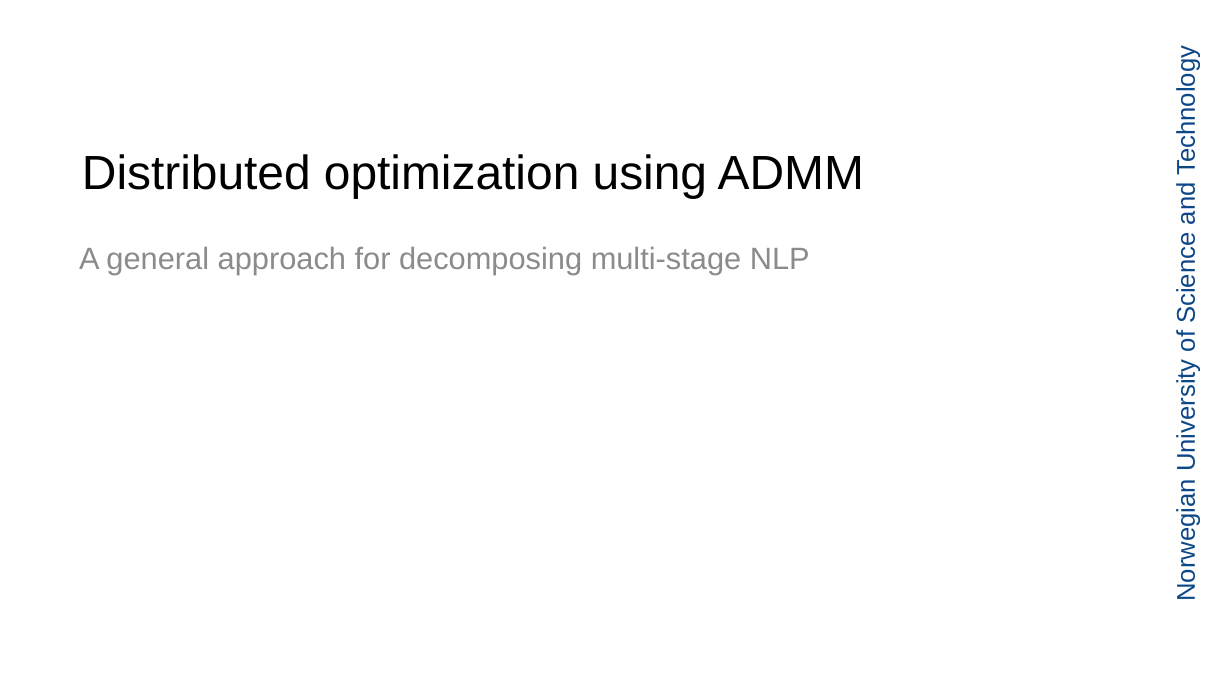
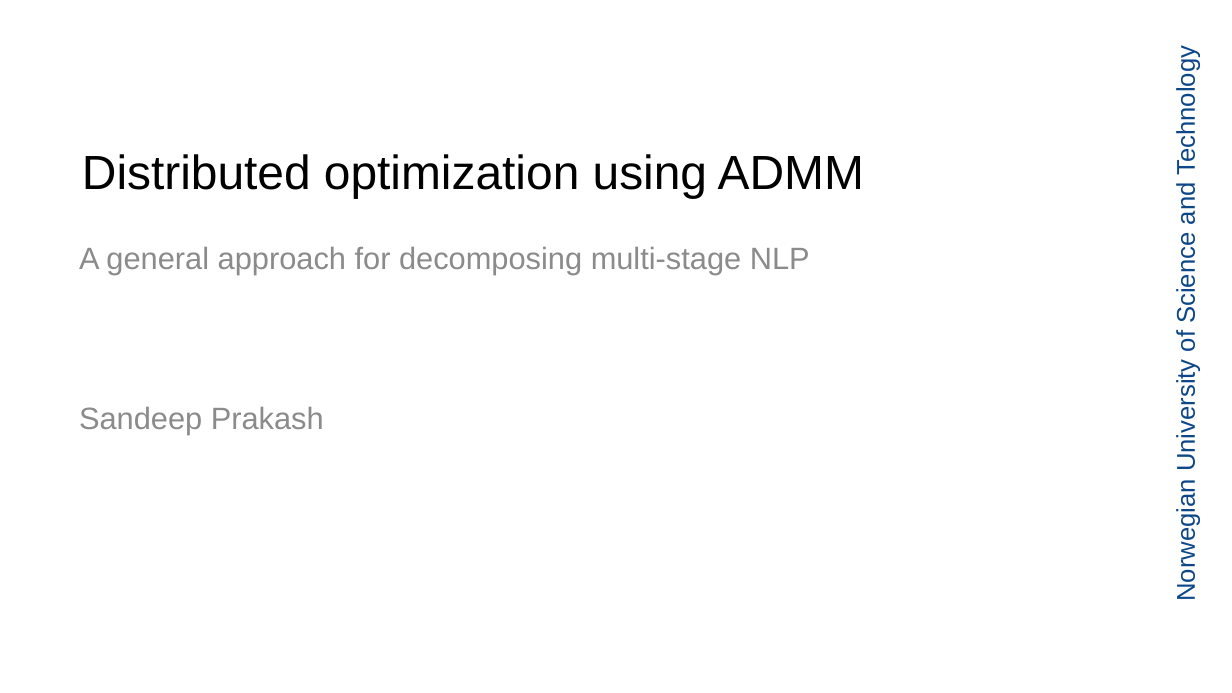
Before and after one commit to sandeepprakash6666/Escape-Paper, a slide deck: slide 1 of Admin/Escape Results.pptx. Drawn at 1232x693 pixels with LibreOffice and Linux fonts; fonts in the diff are those of the drawing; background and template pictures are left out. Boxes give left, top, right and bottom in pixels: in the first picture for what was removed or moved away, otherwise in the second. Text is boxed around its words. In the diff, an @@ line names an element or a change of style, - is before the commit and + after.

```diff
--- a/Admin/Escape Results.pptx
+++ b/Admin/Escape Results.pptx
@@ text added at box(79, 407, 324, 435), 18 pt, text #8C8C8C @@
+Sandeep Prakash
```
Also in this commit, not shown: 6 other slides changed, 6 slides added, 1 slide removed, 44 other files.
